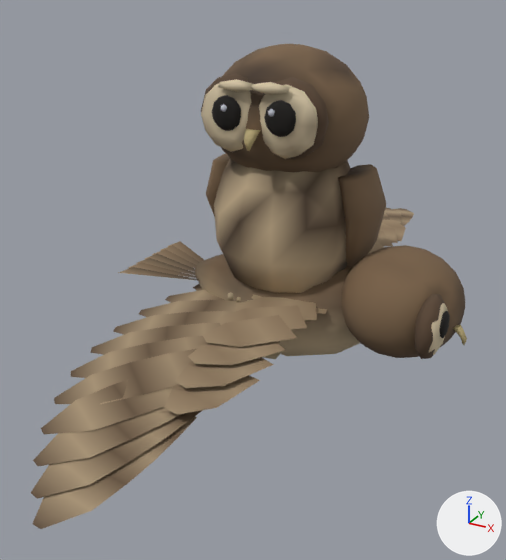
Renders of the glTF model art/baked/aventyr2/creatures.glb from each side of a commit.
Both versions are drawn from a camera (50 mm lens) standing at (2.78, -5.72, 2.94) and looking at (-0.14, -0.41, 0.29). The lights are fixed; the arrows at lower right show +X, +Y and +Z. The first picture is the older version.

Objects in the first picture: 'uggla', 'uggla-flyger', 'uggla-vinge-f', 'uggla-vinge-n'.
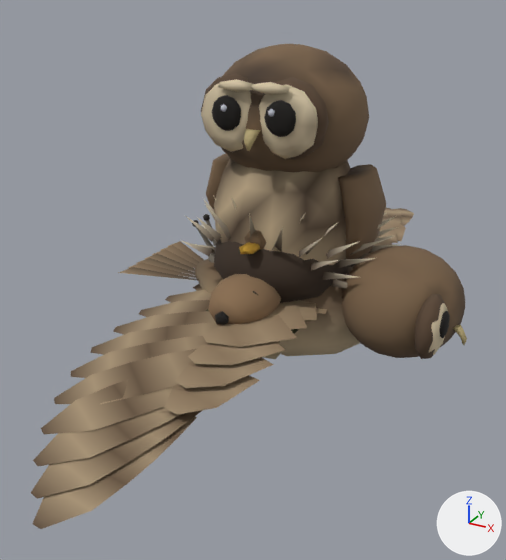
Diff of the bpy script that builds the scene:
```diff
--- a/art/baked/aventyr2/creatures.glb.py
+++ b/art/baked/aventyr2/creatures.glb.py
@@ me_snigel @@
+me_snigel.from_pydata(...)  # 327 vertices, 630 faces; spans x -1.01..0.67, y -0.2..0.51, z -0.05..1.17
+me_snigel.materials.append(mat_kit_leaf)
@@ me_igelkott @@
+me_igelkott.from_pydata(...)  # 580 vertices, 506 faces; spans x -1.03..1.03, y -1.26..1.36, z 0.0..1.24
+me_igelkott.materials.append(mat_kit_leaf)
@@ me_and_hona @@
+me_and_hona.from_pydata(...)  # 198 vertices, 360 faces; spans x -0.38..0.38, y -0.84..0.88, z -0.02..0.98
+me_and_hona.materials.append(mat_kit_leaf)
@@ ob_snigel @@
+ob_snigel = bpy.data.objects.new('snigel', me_snigel)
+ob_snigel.location = (0.0, 0.0, 0.0)
@@ ob_igelkott @@
+ob_igelkott = bpy.data.objects.new('igelkott', me_igelkott)
+ob_igelkott.location = (0.0, 0.0, 0.0)
@@ ob_and_hona @@
+ob_and_hona = bpy.data.objects.new('and-hona', me_and_hona)
+ob_and_hona.location = (0.0, 0.0, 0.0)
```

Where the change shows, as pixel boxes [x1, y1, x2, y2] in the pictures (506 x 560 px):
'igelkott', added (brown)
    after: [180, 195, 401, 325]
'and-hona', added (brown)
    after: [239, 230, 267, 254]
'snigel', added (mostly hidden)
    after: [192, 214, 217, 263]
